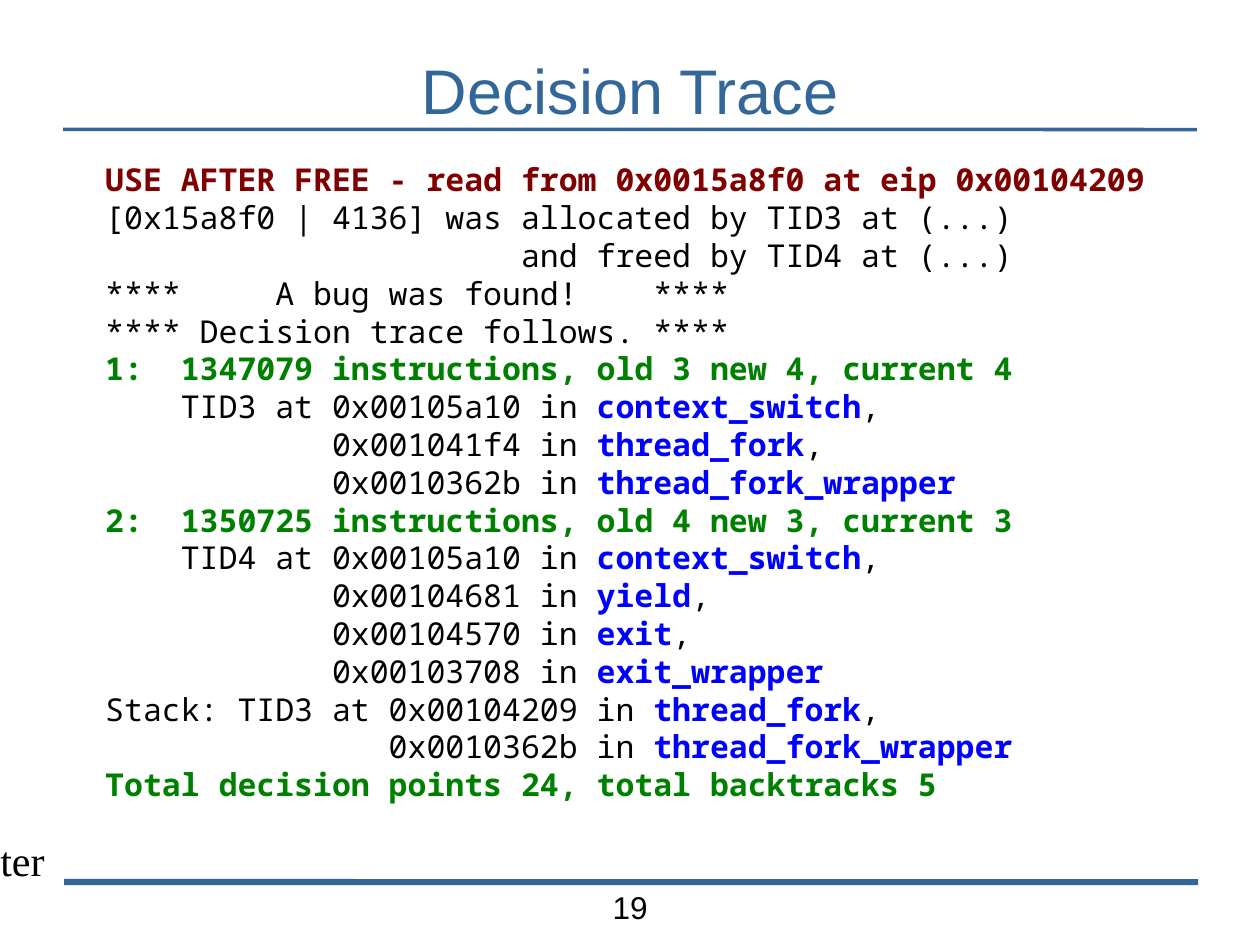
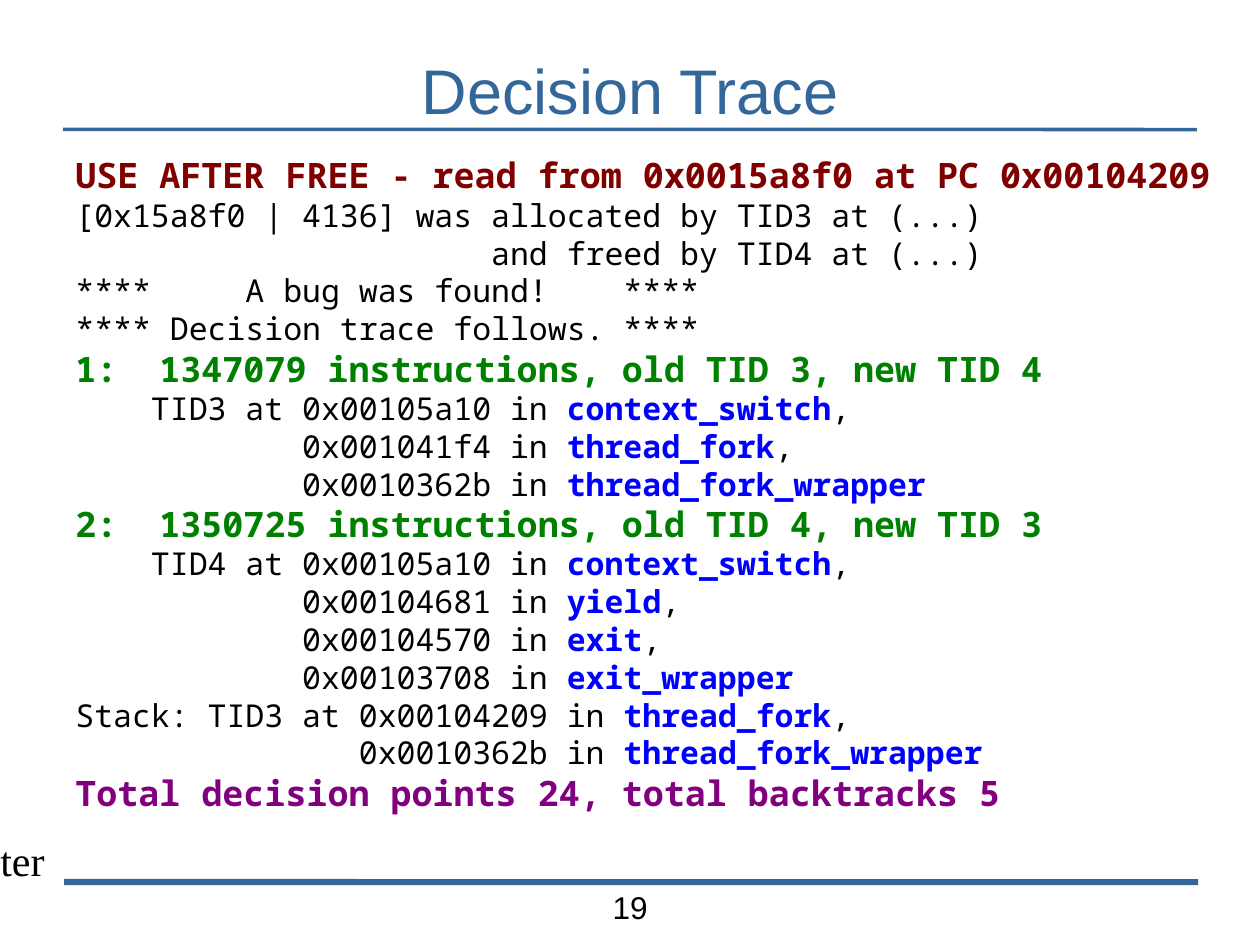
Before and after one commit to bblum/talks, a slide deck: slide 19 of pdl-retreat/pdl-talk.odp. Drawn at 1260x945 pixels with LibreOffice and Linux fonts; fonts in the diff are those of the drawing; background and template pictures are left out. Boxes give left, top, right and bottom in pixels: in the first picture for what was removed or moved away, otherwise in the second. Text is boxed around its words. In the diff, an @@ line names an element or a change of style, - is before the commit and + after.

Commit message:
revise pdl talk some

```diff
--- a/pdl-retreat/pdl-talk.odp
+++ b/pdl-retreat/pdl-talk.odp
@@ text "USE AFTER FREE - read ...": place and size @@
-text "USE AFTER FREE - read ..." at [105, 166, 1145, 804]
+text "USE AFTER FREE - read ..." at [75, 161, 1210, 815]
@@ text at [75, 161, 1210, 189]: text changed; size 18 to 20 pt @@
-USE AFTER FREE - read from 0x0015a8f0 at eip 0x00104209
+USE AFTER FREE - read from 0x0015a8f0 at PC 0x00104209
@@ text at [75, 355, 1042, 388]: text changed; size 18 to 20 pt @@
-1: 1347079 instructions, old 3 new 4, current 4
+1: 1347079 instructions, old TID 3, new TID 4
@@ text at [159, 510, 1042, 543]: text changed; size 18 to 20 pt @@
-2: 1350725 instructions, old 4 new 3, current 3
+2: 1350725 instructions, old TID 4, new TID 3
@@ text at [75, 779, 1000, 815]: size 18 to 20 pt, text colour #008000 to #800080 in "Total decision points 24, total backtracks 5" @@
```
Also in this commit, not shown: 7 other slides changed, 1 slide added.
